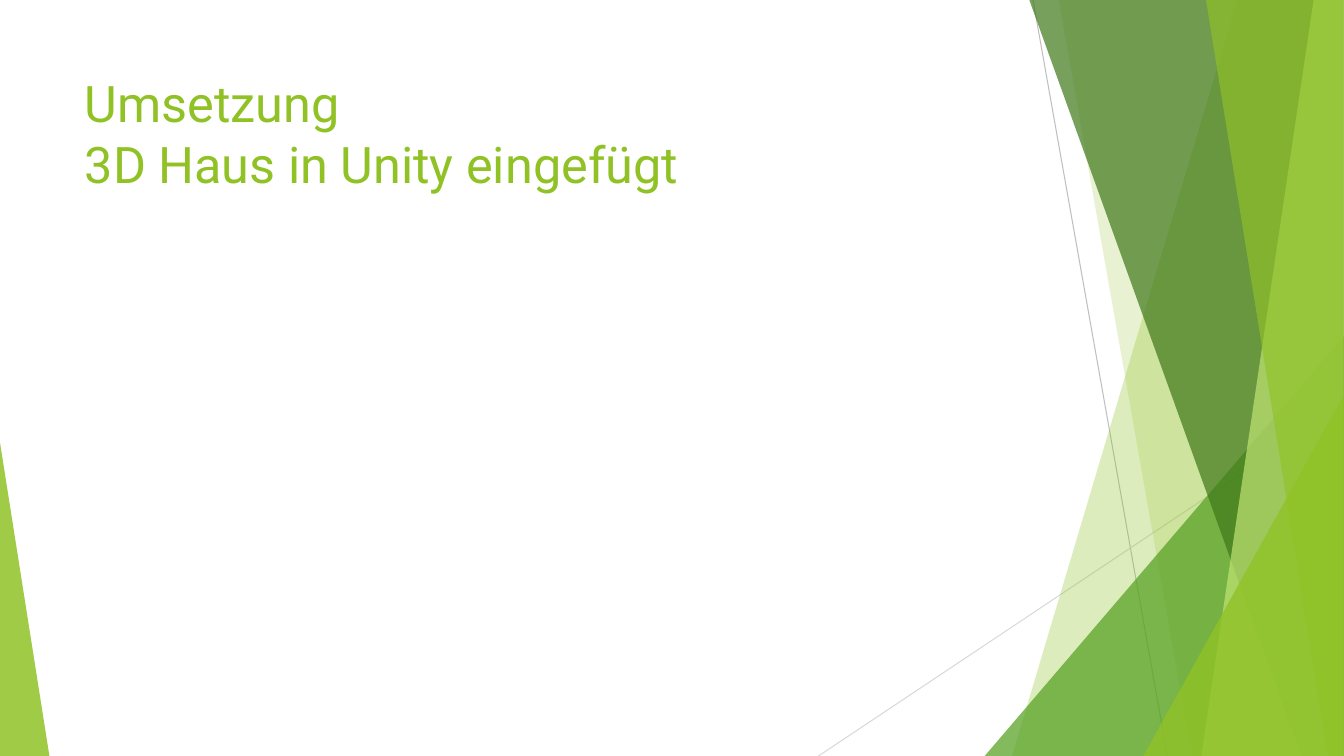
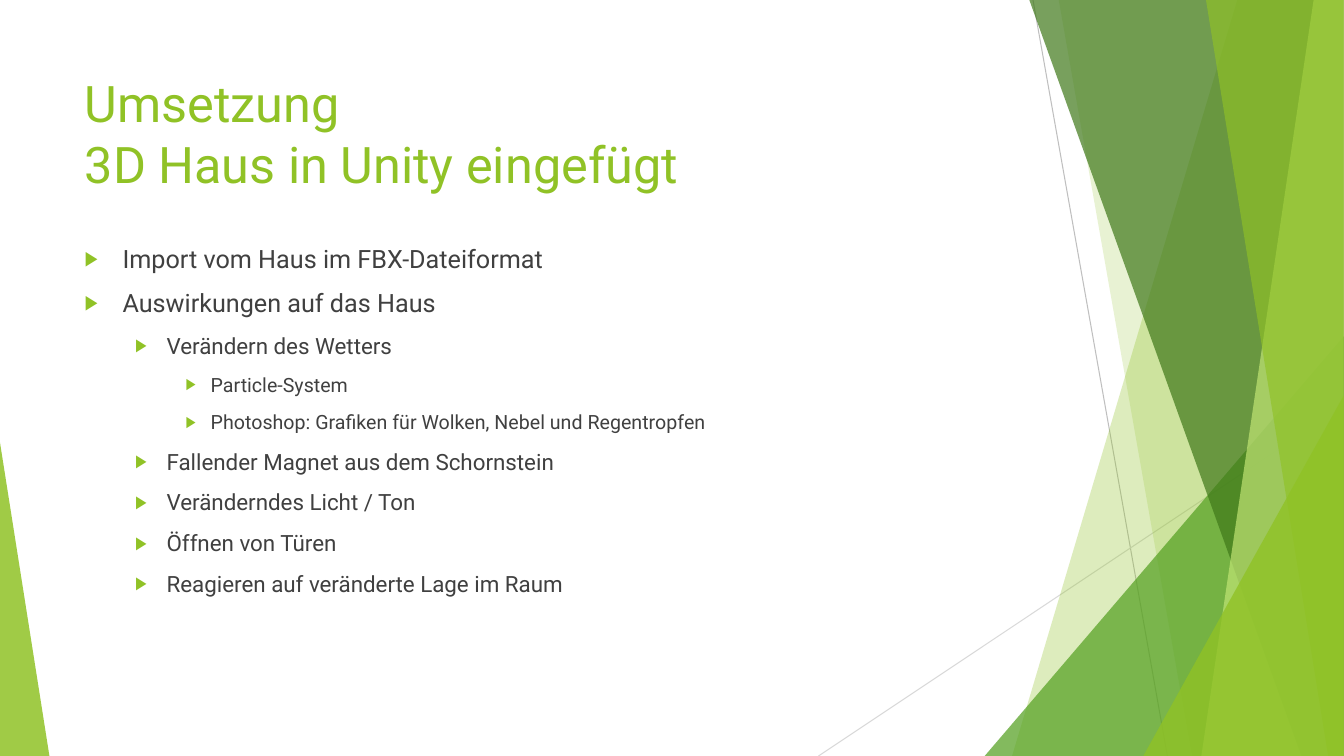
Before and after one commit to NotoriousRonin/EMM-Project, a slide deck: slide 13 of Praesi.pptx. Drawn at 1344x756 pixels with LibreOffice and Linux fonts; fonts in the diff are those of the drawing. Boxes give left, top, right and bottom in pixels: in the first picture for what was removed or moved away, otherwise in the second. Text is boxed around its words. In the diff, an @@ line names an element or a change of style, - is before the commit and + after.

```diff
--- a/Praesi.pptx
+++ b/Praesi.pptx
@@ text added at (123,249,706,597), 16 pt, text #404040 @@
+▶ Import vom Haus im FBX-Dateiformat
+▶ Auswirkungen auf das Haus
+  ▶ Verändern des Wetters
+    ▶ Particle-System
+    ▶ Photoshop: Grafiken für Wolken, Nebel und Regentropfen
+  ▶ Fallender Magnet aus dem Schornstein
+  ▶ Veränderndes Licht / Ton
+  ▶ Öffnen von Türen
+  ▶ Reagieren auf veränderte Lage im Raum
```
Also in this commit, not shown: 4 other slides changed, 3 slides added, 2 slides removed, 1 other file.
